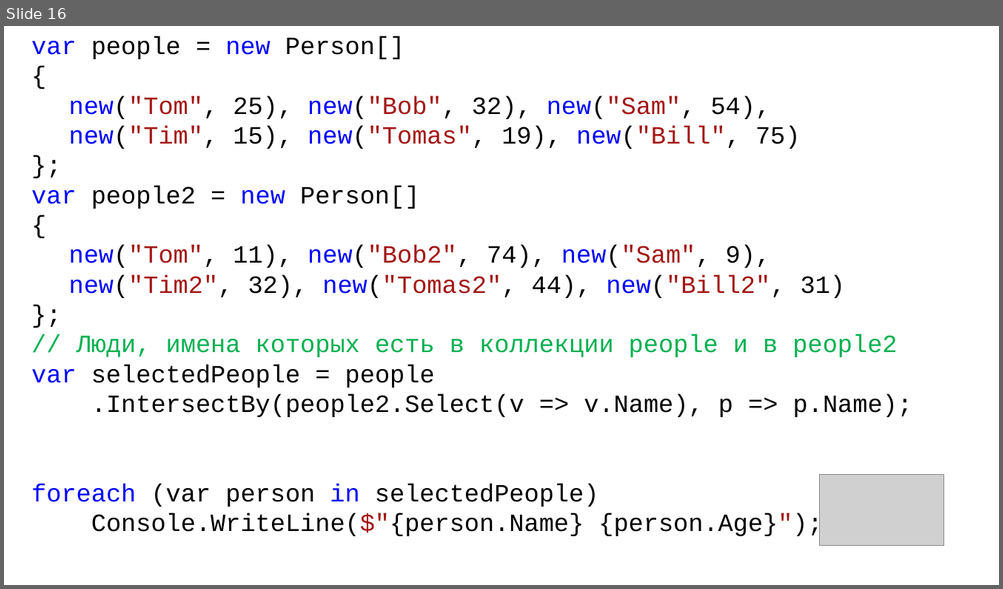
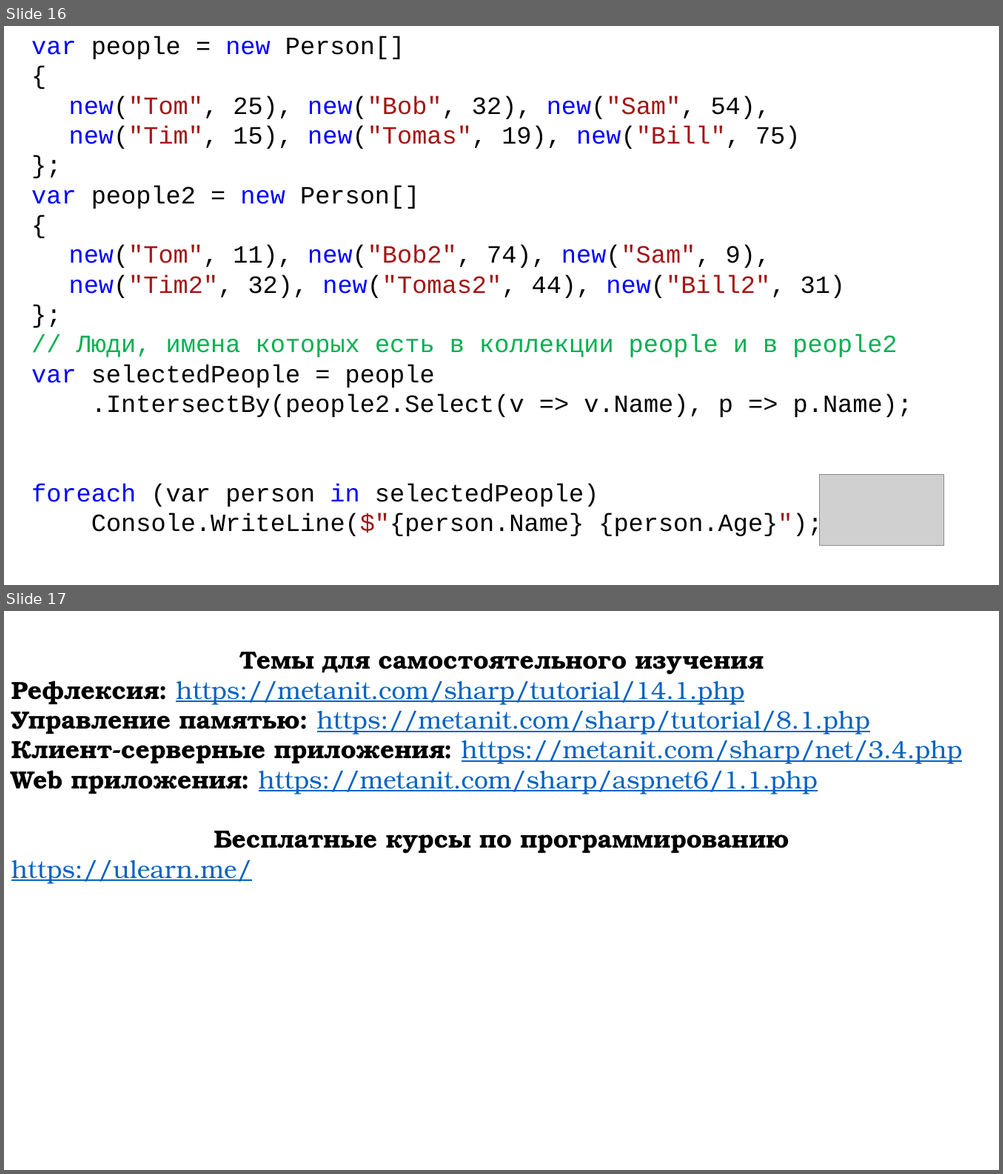
Before and after one commit to DaniilKlyukin/OOP-4, a slide deck: Лекции/ООП 1 лек 7.pptx. Shown one above the other, each under a label of ours: slide 16 before the commit, slides 16 and 17 after it. The pictures are 1003x589 and 1003x1174 pixels, drawn with LibreOffice and Linux fonts; fonts in the diff are those of the drawing; grey boxes stand for pictures. Boxes give left, top, right and bottom in pixels: in the first picture for what was removed or moved away, otherwise in the second. Text is boxed around its words. In the diff, an @@ line names an element or a change of style, - is before the commit and + after.

```diff
--- a/Лекции/ООП 1 лек 7.pptx
+++ b/Лекции/ООП 1 лек 7.pptx
@@ slide 17 added at box(4, 611, 999, 1170), background #FFFFFF @@
@@ text added at box(11, 652, 962, 884), 24 pt, text #0563C1, underline @@
+Темы для самостоятельного изучения
+Рефлексия: https://metanit.com/sharp/tutorial/14.1.php
+Управление памятью: https://metanit.com/sharp/tutorial/8.1.php
+Клиент-серверные приложения: https://metanit.com/sharp/net/3.4.php
+Web приложения: https://metanit.com/sharp/aspnet6/1.1.php
+Бесплатные курсы по программированию
+https://ulearn.me/
```
Also in this commit, not shown: 1 other slide added, 4 other files.
